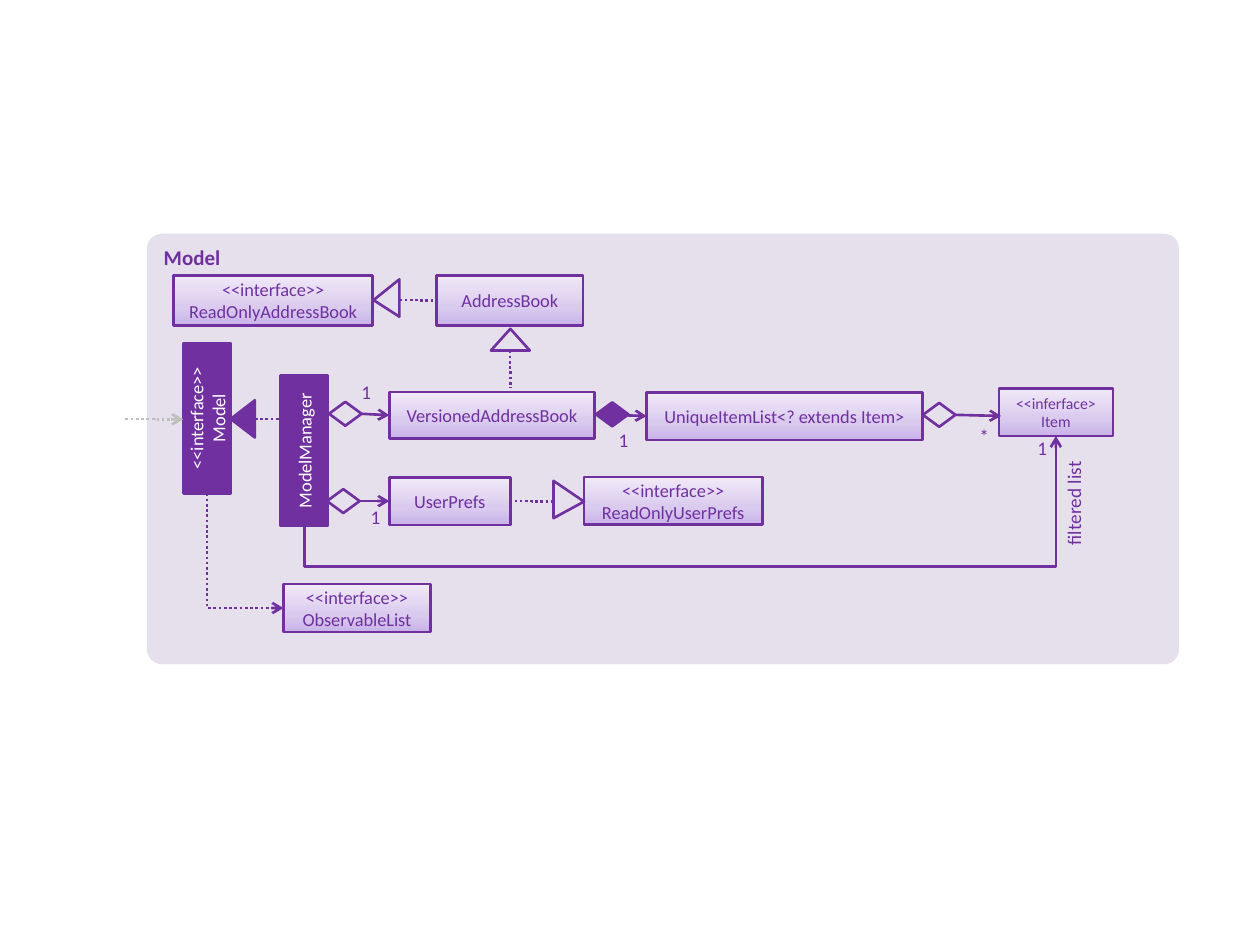
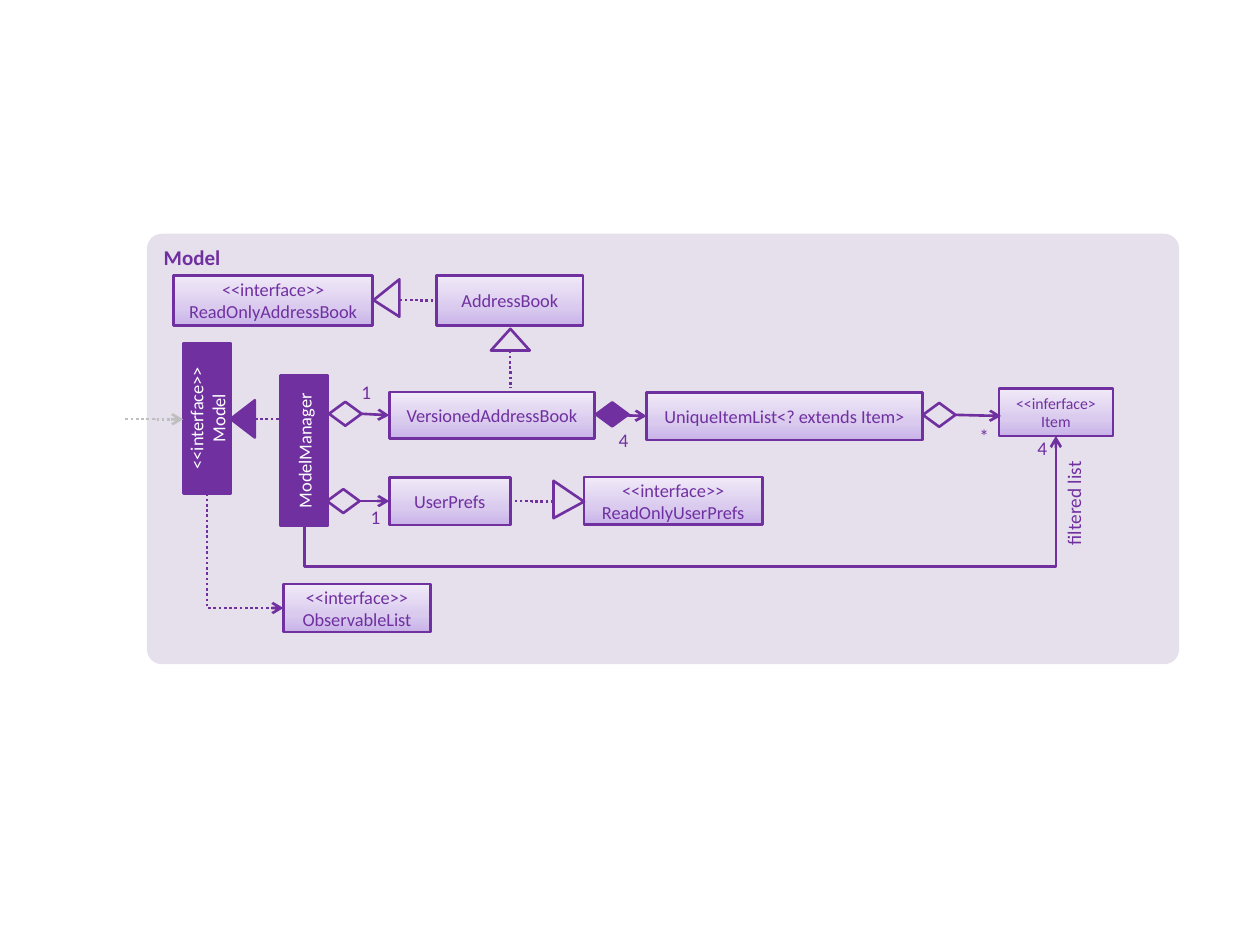
Before and after one commit to lingyanhao/main, a slide deck: slide 1 of docs/diagrams/ModelComponentClassDiagram.pptx. Drawn at 1260x945 pixels with LibreOffice and Linux fonts; fonts in the diff are those of the drawing. Boxes give left, top, right and bottom in pixels: in the first picture for what was removed or moved away, otherwise in the second. Text is boxed around its words. In the diff, an @@ line names an element or a change of style, - is before the commit and + after.

```diff
--- a/docs/diagrams/ModelComponentClassDiagram.pptx
+++ b/docs/diagrams/ModelComponentClassDiagram.pptx
@@ text at <box>619,434,629,447</box>: text changed @@
-1
+4
@@ text at <box>1037,442,1047,455</box>: text changed @@
-1
+4
```
Also in this commit, not shown: 2 other files.
